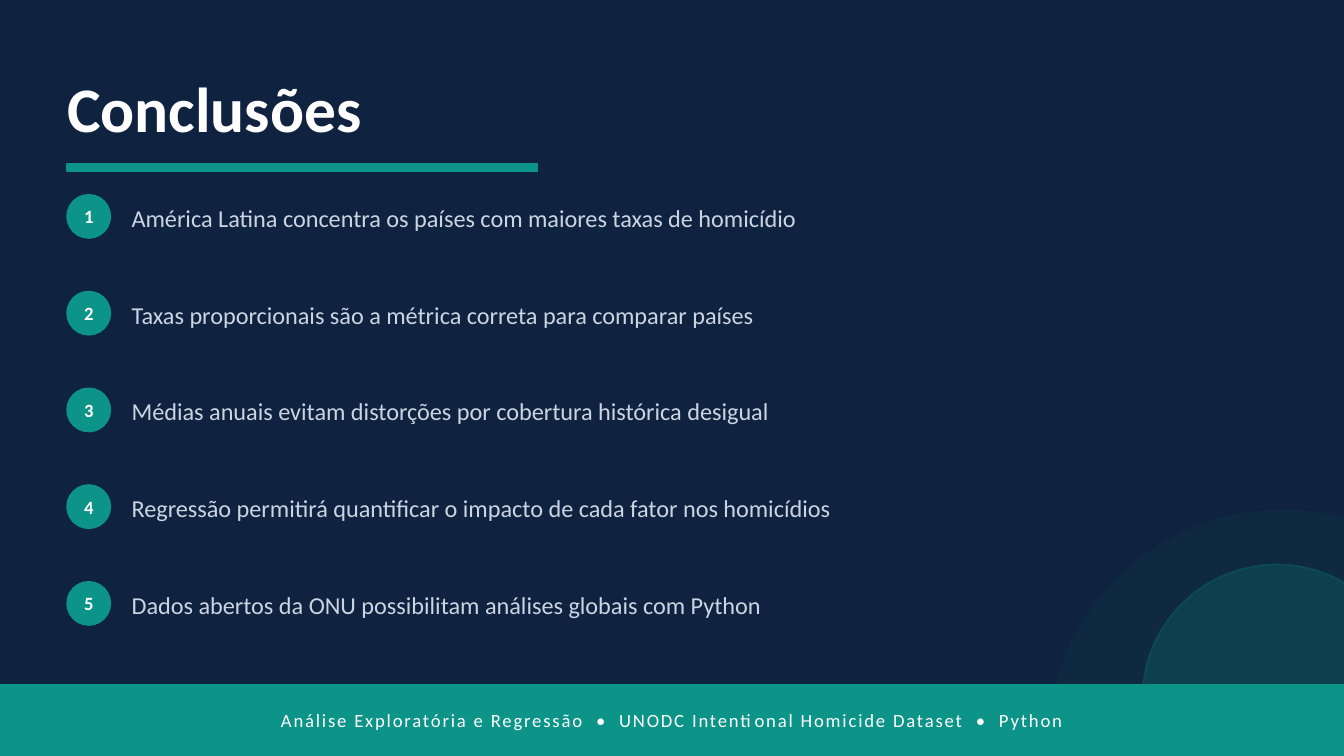
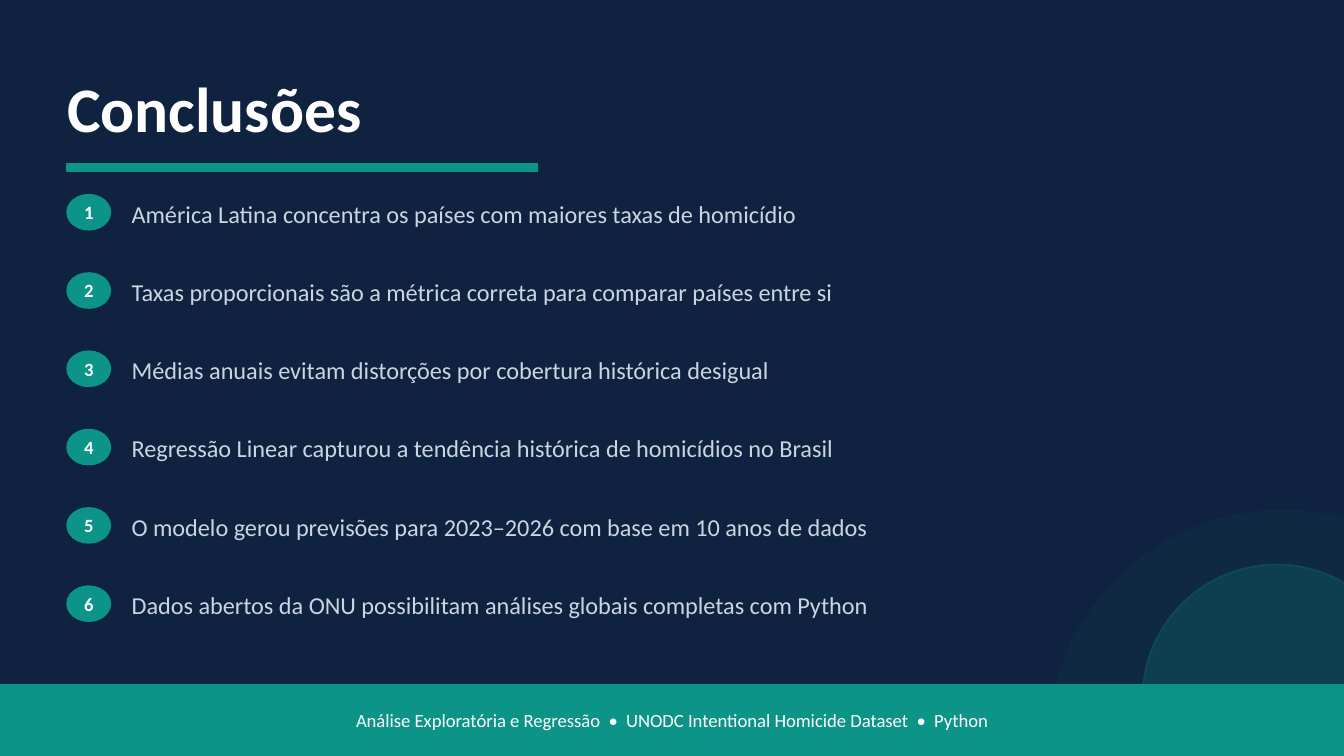
Before and after one commit to William-vale/Trabalho_T-picos_Especiais_Computacao_I, a slide deck: slide 18 of homicidios_analise.pptx (slide 11 before the commit). Drawn at 1344x756 pixels with LibreOffice and Linux fonts; fonts in the diff are those of the drawing. Boxes give left, top, right and bottom in pixels: in the first picture for what was removed or moved away, otherwise in the second. Text is boxed around its words. In the diff, an @@ line names an element or a change of style, - is before the commit and + after.

```diff
--- a/homicidios_analise.pptx
+++ b/homicidios_analise.pptx
@@ text "1": place and size @@
-text "1" at <box>84,211,93,223</box>
+text "1" at <box>84,207,93,219</box>
@@ ellipse: place and size @@
-ellipse at <box>67,195,110,238</box>
+ellipse at <box>67,195,110,230</box>
@@ text "América Latina concentra os países ...": place and size @@
-text "América Latina concentra os países ..." at <box>132,210,795,231</box>
+text "América Latina concentra os países ..." at <box>132,206,795,227</box>
@@ text "2": place and size @@
-text "2" at <box>84,308,93,320</box>
+text "2" at <box>84,285,93,297</box>
@@ ellipse: place and size @@
-ellipse at <box>67,292,110,335</box>
+ellipse at <box>67,273,110,308</box>
@@ text at <box>132,284,832,305</box>: text changed @@
-Taxas proporcionais são a métrica correta para comparar países
+Taxas proporcionais são a métrica correta para comparar países entre si
@@ text "3": place and size @@
-text "3" at <box>84,405,93,417</box>
+text "3" at <box>84,364,93,376</box>
@@ ellipse added at <box>67,352,110,387</box>, fill #0D9488, outline #0D9488 1 pt @@
@@ text "Médias anuais evitam distorções por ...": place and size @@
-text "Médias anuais evitam distorções por ..." at <box>132,403,768,424</box>
+text "Médias anuais evitam distorções por ..." at <box>132,362,768,383</box>
@@ text "4": place and size @@
-text "4" at <box>84,502,93,514</box>
+text "4" at <box>84,442,93,454</box>
@@ ellipse: place and size @@
-ellipse at <box>67,388,110,431</box>
+ellipse at <box>67,430,110,465</box>
@@ text added at <box>132,440,832,461</box>, 13 pt, text #CBD5E1 @@
+Regressão Linear capturou a tendência histórica de homicídios no Brasil
@@ text "5": place and size @@
-text "5" at <box>84,598,93,610</box>
+text "5" at <box>84,520,93,532</box>
@@ ellipse: place and size @@
-ellipse at <box>67,485,110,528</box>
+ellipse at <box>67,508,110,543</box>
@@ text removed at <box>132,500,830,521</box> @@
-Regressão permitirá quantificar o impacto de cada fator nos homicídios
@@ text added at <box>132,519,867,540</box>, 13 pt, text #CBD5E1 @@
+O modelo gerou previsões para 2023–2026 com base em 10 anos de dados
@@ ellipse: place and size @@
-ellipse at <box>67,582,110,625</box>
+ellipse at <box>67,586,110,621</box>
@@ text added at <box>84,598,93,611</box>, 10 pt, text #FFFFFF, bold @@
+6
@@ text at <box>132,597,867,618</box>: text changed @@
-Dados abertos da ONU possibilitam análises globais com Python
+Dados abertos da ONU possibilitam análises globais completas com Python
@@ text "Análise Exploratória e Regressão • ..." at <box>356,714,988,730</box>: letter spacing 1 to 0 pt @@
```
Also in this commit, not shown: 10 other slides changed, 7 slides added, 1 other file.
